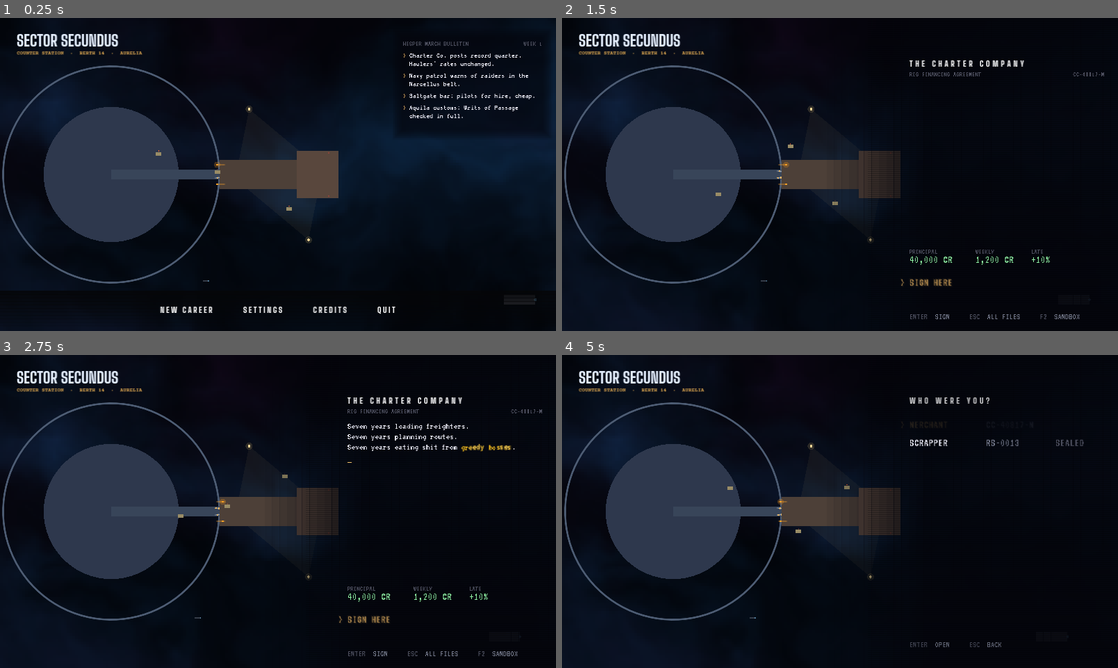
Above: before the commit, frames 1-4 (two rows, left to right).
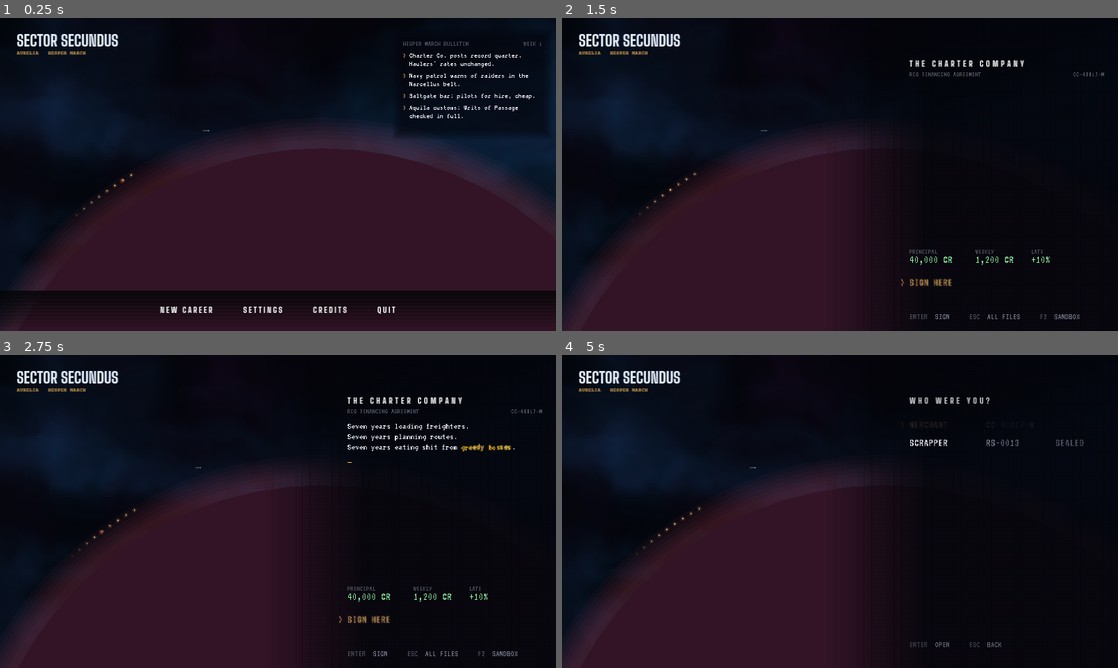
Above: after the commit, the same moments.

Repository: Donkey-Haute-01000001/Starry-Cluster
Game: Godot game, scene res://scenes/start.tscn
Two runs of this game, one before a commit and one after it. Both use one fixed random seed, a clock stepped at 60 frames per second and the inputs below.
Inputs (mouse positions are in pixels of both pictures, inside the frame that each line leads up to):
- Up to frame 1 (0.25 s): no input
- Up to frame 2 (1.5 s): click "NEW CAREER" at 0.5 s; tap Enter at 1.25 s; drag from (840, 174) to (895, 105) at 1.27 s
- Up to frame 3 (2.75 s): tap Space (fire_fixed) at 2 s; drag from (278, 511) to (250, 574) at 2.02 s
- Up to frame 4 (5 s): tap Enter at 2.75 s; move the mouse to (1012, 502) at 2.77 s; hold D (strafe_right) 2.78-3.5 s; hold G (autopilot) 2.78-3.5 s; click (1012, 502) at 2.92 s; drag from (812, 574) to (673, 464) at 3.52 s; tap Space (fire_fixed) at 4.25 s; move the mouse to (1006, 558) at 4.27 s; hold A (strafe_left) from 4.28 s (still down); hold M (chart) from 4.28 s (still down); tap Escape at 4.9 s

The runs differ from the first frame. In frame 1, 51% of the frame differs, in the area x 0-100%, y 10-100%; in frame 2, 31%; in frame 3, 31%; in frame 4, 31%.

Commit message:
Title: Aurelia and a convoy's running lights
The berth and rig are gone. Aurelia fills the lower screen, slowly turning;
a Charter convoy crawls over the limb, lights only. Sign line now reads
AURELIA   HESPER MARCH (no berth, no middots). Pick: Vishnu.

Co-Authored-By: Claude Opus 5.5 <noreply@anthropic.com>
Claude-Session: https://claude.ai/code/session_01YXxgp2YbPcjuoa3UuYJDMk

Diff:
--- a/scripts/start_screen.gd
+++ b/scripts/start_screen.gd
@@ -73,7 +73,7 @@
 	add_child(sign)
 	var title := _label(sign, "SECTOR SECUNDUS", Data.font_bold, 46, Color(0.88, 0.92, 0.98))
 	title.add_theme_constant_override("outline_size", 0)
-	_label(sign, "COUNTER STATION  ·  BERTH 14  ·  AURELIA", Data.font_type_bold, 15, Color(1.0, 0.75, 0.35, 0.85))
+	_label(sign, "AURELIA   HESPER MARCH", Data.font_type_bold, 15, Color(1.0, 0.75, 0.35, 0.85))
 
 	_board = Control.new()
 	_board.size = Vector2(PAPER_W + 44, PAPER_H + 70)
--- a/scripts/title_scene.gd
+++ b/scripts/title_scene.gd
@@ -1,23 +1,22 @@
 class_name TitleScene
 extends Control
-## The live title scene: your rig in its Charter berth at the Counter. Loaders
-## shuttle cargo, berth lights blink, traffic drifts past. Draws the bought art
-## when it's there and plain shapes when it isn't.
+## The live title scene: Aurelia, huge and slowly turning, its limb across the
+## lower screen. A Charter convoy crawls over the night side, running lights
+## only. Draws the bought art when it's there and plain shapes when it isn't.
 
-const STATION := "stations/hub"
-const RIG := "ships/cargo.png"
-const LOADER := "ships/starsparrow.png"
+const PLANET := "planets/laviria"
 const TRAFFIC := ["ships/diverger.png", "ships/harbinger.png", "ships/raven.png"]
+const CONVOY := 9
 
 var _t := 0.0
-var _frames: Array = []
+var _planet: Array = []
 
 
 func _ready() -> void:
 	set_anchors_and_offsets_preset(Control.PRESET_FULL_RECT)
 	mouse_filter = Control.MOUSE_FILTER_IGNORE
 	texture_filter = CanvasItem.TEXTURE_FILTER_NEAREST  # pixel art stays crisp
-	_frames = Art.frames(STATION)
+	_planet = Art.frames(PLANET)
 
 
 func _process(delta: float) -> void:
@@ -25,101 +24,54 @@
 	queue_redraw()
 
 
-## Where things sit, relative to the station's center, at scale 1.
-func _layout() -> Dictionary:
+func _draw() -> void:
 	if size.y < 10.0:
 		size = get_viewport_rect().size
-	var h := size.y
-	var station_size := h * 0.72
-	var center := Vector2(size.x * 0.2, h * 0.5)
-	var arm := center + Vector2(station_size * 0.47, 0)
-	var rig_len := h * 0.38
-	var rig := arm + Vector2(rig_len * 0.52, 0)
-	return {"center": center, "station": station_size, "arm": arm, "rig": rig, "rig_len": rig_len}
+	_draw_traffic()
+	var d := size.y * 2.3
+	var c := Vector2(size.x * 0.58, size.y * 1.52)
+	_draw_planet(c, d)
+	_draw_convoy(c, d * 0.5 + 34.0)
 
 
-func _draw() -> void:
-	var L := _layout()
-	_draw_traffic(0.35)
-	# Station.
-	if not _frames.is_empty():
-		var f: Texture2D = _frames[0]   # held still: a berth, not a carousel
-		draw_set_transform(L["center"])
-		Art.draw_fit(self, STATION + "/00.png", L["station"], Color(0.82, 0.86, 0.95), f)
-		draw_set_transform(Vector2.ZERO)
-	else:
-		draw_circle(L["center"], L["station"] * 0.3, Color(0.18, 0.22, 0.3))
-		draw_arc(L["center"], L["station"] * 0.48, 0, TAU, 96, Color(0.3, 0.36, 0.45), 4.0, true)
-		draw_rect(Rect2(L["center"] - Vector2(0, 14), Vector2(L["station"] * 0.48, 28)), Color(0.22, 0.27, 0.35))
-	# Berth floodlights washing over the rig.
-	var rig: Vector2 = L["rig"]
-	var rl: float = L["rig_len"]
-	for k in 2:
-		var src := Vector2(rig.x - rl * 0.25 + k * rl * 0.5, rig.y - rl * 0.55 + k * rl * 1.1)
-		var dir := 1.0 if k == 0 else -1.0
-		var cone := PackedVector2Array([src, rig + Vector2(-rl * 0.35, -dir * rl * 0.05), rig + Vector2(rl * 0.35, -dir * rl * 0.05)])
-		draw_colored_polygon(cone, Color(1.0, 0.86, 0.55, 0.05))
-		draw_circle(src, 4.0, Color(1.0, 0.9, 0.65, 0.9))
-		draw_circle(src, 10.0, Color(1.0, 0.85, 0.5, 0.15))
-	# Umbilicals from the docking arm to the rig, with cargo pulses running along.
-	var tail := rig - Vector2(rl * 0.46, 0)
-	for k in [-1, 1]:
-		var a: Vector2 = L["arm"] + Vector2(-6, k * 10)
-		var b := tail + Vector2(0, k * 8)
-		draw_line(a, b, Color(0.35, 0.4, 0.48), 5.0)
-		draw_line(a, b, Color(0.55, 0.62, 0.7), 1.5)
-		for i in 3:
-			var u := fmod(_t * 0.4 + i / 3.0 + (0.5 if k > 0 else 0.0), 1.0)
-			draw_circle(a.lerp(b, u), 2.5, Color(1.0, 0.75, 0.35, 0.8))
-	# Your rig.
-	draw_set_transform(rig)
-	if not Art.draw_fit(self, RIG, rl):
-		draw_rect(Rect2(Vector2(-rl * 0.5, -rl * 0.12), Vector2(rl, rl * 0.24)), Color(0.3, 0.25, 0.22))
-		draw_rect(Rect2(Vector2(rl * 0.15, -rl * 0.2), Vector2(rl * 0.35, rl * 0.4)), Color(0.35, 0.28, 0.24))
-	draw_set_transform(Vector2.ZERO)
-	# Loaders shuttling between the station and the rig's hold.
-	for i in 3:
-		var ph := _t * 0.18 + i * 0.37
-		var u := 0.5 - 0.5 * cos(ph * TAU)   # ease back and forth
-		var a: Vector2 = L["center"] + Vector2(L["station"] * 0.2, (i - 1) * 60.0)
-		var b := rig + Vector2(rl * (0.05 + i * 0.12), -rl * 0.3 + (i % 2) * rl * 0.6)
-		var p := a.lerp(b, u) + Vector2(0, sin(ph * 5.0) * 4.0)
-		var going := sin(ph * TAU) > 0.0
-		draw_set_transform(p, 0.0 if going else PI)
-		if not Art.draw_fit(self, LOADER, 34.0):
-			draw_rect(Rect2(-8, -5, 16, 10), Color(0.6, 0.55, 0.4))
-		draw_set_transform(Vector2.ZERO)
-		draw_circle(p + Vector2(0, -8), 1.5, Color(1.0, 0.4, 0.2, 0.5 + 0.5 * sin(_t * 6.0 + i)))
-	# Berth warning lights: amber, chasing along the arm.
-	for i in 6:
-		var p: Vector2 = L["arm"].lerp(tail, i / 5.0) + Vector2(0, -28)
-		var on := int(_t * 4.0) % 6 == i
-		draw_circle(p, 3.0, Color(1.0, 0.65, 0.15, 0.95 if on else 0.25))
-		if on:
-			draw_circle(p, 9.0, Color(1.0, 0.6, 0.1, 0.25))
-		var q := p + Vector2(0, 56)
-		draw_circle(q, 3.0, Color(1.0, 0.65, 0.15, 0.95 if on else 0.25))
-	# Red beacons on the rig's hull.
-	var blink := fmod(_t, 1.6) < 0.12
-	for o in [Vector2(rl * 0.42, -rl * 0.18), Vector2(rl * 0.42, rl * 0.18)]:
-		draw_circle(rig + o, 2.5, Color(1.0, 0.25, 0.2, 1.0 if blink else 0.3))
-		if blink:
-			draw_circle(rig + o, 12.0, Color(1.0, 0.2, 0.15, 0.25))
-	_draw_traffic(1.0)
+func _draw_planet(c: Vector2, d: float) -> void:
+	# Atmosphere glow along the limb.
+	for k in 6:
+		draw_circle(c, d * 0.5 * (0.985 + k * 0.012), Color(1.0, 0.35, 0.45, 0.035))
+	if _planet.is_empty():
+		draw_circle(c, d * 0.48, Color(0.2, 0.08, 0.15))
+		return
+	var f: Texture2D = _planet[int(_t * 2.0) % _planet.size()]
+	draw_texture_rect(f, Rect2(c - Vector2(d, d) * 0.5, Vector2(d, d)), false)
 
 
-## Ships crossing far behind (depth < 1) or close in front (depth 1).
-func _draw_traffic(depth: float) -> void:
-	var n := 2 if depth < 1.0 else 1
-	for i in n:
-		var speed := (18.0 + i * 9.0) * depth
+## Haulers nose to tail along the limb, left to right, a red beacon blinking on each.
+func _draw_convoy(c: Vector2, r: float) -> void:
+	var span := 1.5
+	for i in CONVOY:
+		var u := fmod(_t * 0.004 + i * 0.026, span)
+		var ang := -PI * 0.5 - span * 0.5 + u
+		var p := c + Vector2(cos(ang), sin(ang)) * r
+		var fade := clampf(minf(u, span - u) / 0.12, 0.0, 1.0)
+		draw_circle(p, 1.8, Color(1.0, 0.86, 0.62, 0.95 * fade))
+		draw_circle(p, 6.0, Color(1.0, 0.75, 0.4, 0.16 * fade))
+		if fmod(_t + i * 0.37, 1.4) < 0.1:
+			var q := p - Vector2(cos(ang + PI * 0.5), sin(ang + PI * 0.5)) * 4.0
+			draw_circle(q, 1.4, Color(1.0, 0.3, 0.25, fade))
+			draw_circle(q, 7.0, Color(1.0, 0.3, 0.25, 0.2 * fade))
+
+
+## Two ships crossing far behind, small and dim.
+func _draw_traffic() -> void:
+	for i in 2:
+		var speed := (18.0 + i * 9.0) * 0.35
 		var span := size.x + 400.0
-		var x := size.x + 200.0 - fmod(_t * speed + i * span * 0.55 + depth * 300.0, span)
-		var y := size.y * (0.14 + i * 0.7) if depth < 1.0 else size.y * 0.9
-		var sz := 46.0 * depth if depth < 1.0 else 90.0
-		var tint := Color(0.55, 0.6, 0.7, 0.75) if depth < 1.0 else Color(0.5, 0.52, 0.58, 0.9)
+		var x := size.x + 200.0 - fmod(_t * speed + i * span * 0.55 + 105.0, span)
+		var y := size.y * (0.14 + i * 0.22)
+		var sz := 16.0
+		var tint := Color(0.55, 0.6, 0.7, 0.75)
 		draw_set_transform(Vector2(x, y), PI)
-		if not Art.draw_fit(self, TRAFFIC[(i + int(depth)) % TRAFFIC.size()], sz, tint):
+		if not Art.draw_fit(self, TRAFFIC[i % TRAFFIC.size()], sz, tint):
 			draw_rect(Rect2(-sz * 0.5, -sz * 0.15, sz, sz * 0.3), tint.darkened(0.5))
 		draw_set_transform(Vector2.ZERO)
-		draw_circle(Vector2(x + sz * 0.5, y), 3.0 * depth + 1.0, Color(0.5, 0.8, 1.0, 0.5))
+		draw_circle(Vector2(x + sz * 0.5, y), 2.0, Color(0.5, 0.8, 1.0, 0.5))
